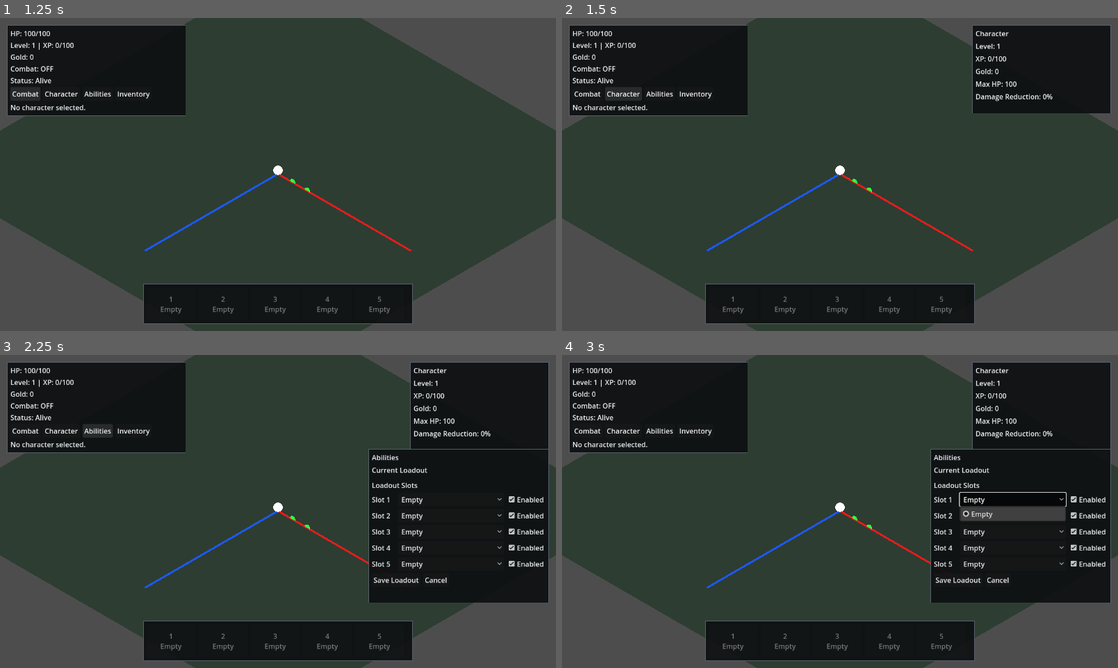
Above: before the commit, frames 1-4 (two rows, left to right).
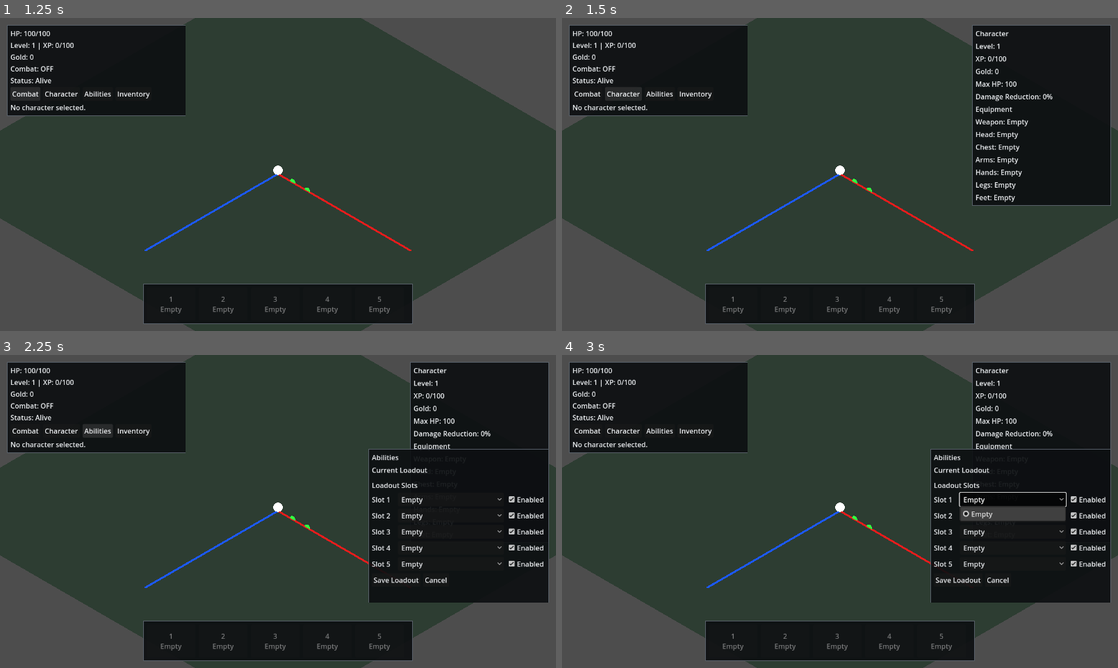
Above: after the commit, the same moments.

Repository: ademastrie/rpg_prototype
Game: Godot game, scene res://scenes/client/client_game.tscn
Two runs of this game, one before a commit and one after it. Both use one fixed random seed, a clock stepped at 60 frames per second and the inputs below. This scene is started directly instead of the project's main scene.
Inputs:
- Up to frame 1 (1.25 s): click "Combat" at 0.5 s
- Up to frame 2 (1.5 s): click "Character" at 1.25 s
- Up to frame 3 (2.25 s): click "Abilities" at 2 s
- Up to frame 4 (3 s): click "Empty" at 2.75 s

Frame 1 is identical in both runs. In frame 2, 7.3% of the frame differs, in the area x 73-99%, y 28-60%; in frame 3, less than 0.1%; in frame 4, less than 0.1%.

Commit message:
Display character equipment in Godot

Diff:
--- a/godot/scripts/client/client_game.gd
+++ b/godot/scripts/client/client_game.gd
@@ -50,6 +50,7 @@
 	world_spawner.character_progression_updated.connect(_on_character_progression_updated)
 	world_spawner.character_gold_updated.connect(_on_character_gold_updated)
 	world_spawner.character_inventory_updated.connect(_on_character_inventory_updated)
+	world_spawner.character_equipment_updated.connect(_on_character_equipment_updated)
 	world_spawner.combat_mode_updated.connect(_on_combat_mode_updated)
 	world_spawner.ability_enabled_updated.connect(_on_ability_enabled_updated)
 	world_spawner.ability_state_updated.connect(_on_ability_state_updated)
@@ -238,6 +239,13 @@
 	game_hud.call("update_inventory_items", inventory_items)
 
 
+func _on_character_equipment_updated(peer_id: int, equipment: Dictionary) -> void:
+	if peer_id != multiplayer.get_unique_id():
+		return
+
+	game_hud.call("update_equipment", equipment)
+
+
 func _on_player_down_state_updated(peer_id: int, is_down: bool) -> void:
 	if peer_id != multiplayer.get_unique_id():
 		return
--- a/godot/scripts/client/game_hud.gd
+++ b/godot/scripts/client/game_hud.gd
@@ -8,6 +8,16 @@
 const PANEL_BACKGROUND_COLOR: Color = Color(0.05, 0.06, 0.07, 0.92)
 const PANEL_BORDER_COLOR: Color = Color(0.35, 0.38, 0.42, 0.95)
 const PANEL_TEXT_COLOR: Color = Color(0.93, 0.94, 0.95, 1.0)
+const EQUIPMENT_SLOTS: Array[String] = ["weapon", "head", "chest", "arms", "hands", "legs", "feet"]
+const EQUIPMENT_SLOT_LABELS: Dictionary = {
+	"weapon": "Weapon",
+	"head": "Head",
+	"chest": "Chest",
+	"arms": "Arms",
+	"hands": "Hands",
+	"legs": "Legs",
+	"feet": "Feet",
+}
 
 var _root: Control = null
 var _hud_panel: PanelContainer = null
@@ -34,6 +44,7 @@
 var _character_gold_label: Label = null
 var _character_max_hp_label: Label = null
 var _character_damage_reduction_label: Label = null
+var _equipment_slot_labels: Dictionary = {}
 
 var _message_timer: SceneTreeTimer = null
 var _ability_enabled_by_name: Dictionary = {}
@@ -55,6 +66,7 @@
 var _current_xp_to_next: int = 100
 var _current_gold: int = 0
 var _confirmed_inventory_items: Array = []
+var _confirmed_equipment: Dictionary = {}
 var _current_max_hp: int = 100
 var _current_damage_reduction: float = 0.0
 var _dragged_panel: Control = null
@@ -112,6 +124,11 @@
 func update_inventory_items(inventory_items: Array) -> void:
 	_confirmed_inventory_items = inventory_items.duplicate(true)
 	_refresh_inventory_panel()
+
+
+func update_equipment(equipment: Dictionary) -> void:
+	_confirmed_equipment = equipment.duplicate(true)
+	_refresh_character_panel()
 
 
 func update_down_state(is_down: bool) -> void:
@@ -330,7 +347,7 @@
 	_character_panel.offset_left = -336.0
 	_character_panel.offset_top = 16.0
 	_character_panel.offset_right = -16.0
-	_character_panel.offset_bottom = 220.0
+	_character_panel.offset_bottom = 348.0
 	_apply_panel_style(_character_panel)
 	_root.add_child(_character_panel)
 
@@ -345,6 +362,11 @@
 	_character_gold_label = _add_label(panel_vbox, "")
 	_character_max_hp_label = _add_label(panel_vbox, "")
 	_character_damage_reduction_label = _add_label(panel_vbox, "")
+	_add_label(panel_vbox, "Equipment")
+	for slot_name in EQUIPMENT_SLOTS:
+		var slot_label: Label = _add_label(panel_vbox, "")
+		slot_label.autowrap_mode = TextServer.AUTOWRAP_WORD_SMART
+		_equipment_slot_labels[slot_name] = slot_label
 	_refresh_character_panel()
 
 
@@ -533,6 +555,32 @@
 	_character_gold_label.text = "Gold: %s" % _current_gold
 	_character_max_hp_label.text = "Max HP: %s" % _current_max_hp
 	_character_damage_reduction_label.text = "Damage Reduction: %s%%" % int(round(_current_damage_reduction * 100.0))
+	for slot_name in EQUIPMENT_SLOTS:
+		if not _equipment_slot_labels.has(slot_name):
+			continue
+
+		var slot_label: Label = _equipment_slot_labels[slot_name] as Label
+		slot_label.text = "%s: %s" % [
+			str(EQUIPMENT_SLOT_LABELS.get(slot_name, slot_name.capitalize())),
+			_equipment_display_text(slot_name),
+		]
+
+
+func _equipment_display_text(slot_name: String) -> String:
+	var slot_data: Variant = _confirmed_equipment.get(slot_name, {})
+	if not (slot_data is Dictionary):
+		return "Empty"
+
+	var equipment_item: Dictionary = slot_data as Dictionary
+	if equipment_item.is_empty():
+		return "Empty"
+
+	var display_name: String = str(equipment_item.get("display_name", "")).strip_edges()
+	if display_name != "":
+		return display_name
+
+	var item_key: String = str(equipment_item.get("item_key", "")).strip_edges()
+	return item_key if item_key != "" else "Empty"
 
 
 func _refresh_inventory_panel() -> void:
--- a/godot/scripts/server/server_game.gd
+++ b/godot/scripts/server/server_game.gd
@@ -27,6 +27,7 @@
 const PROTOTYPE_ITEM_DISPLAY_NAMES: Dictionary = {
 	"slime_gel": "Slime Gel",
 }
+const EQUIPMENT_SLOTS: Array[String] = ["weapon", "head", "chest", "arms", "hands", "legs", "feet"]
 
 
 func _ready() -> void:
@@ -320,6 +321,156 @@
 	_log_join_timing(peer_id, "initial enemy sync sent")
 	_log_join_timing(peer_id, "total join accept time")
 	_join_timing_start_msec_by_peer.erase(peer_id)
+	_fetch_character_equipment_for_session(peer_id)
+
+
+func _fetch_character_equipment_for_session(peer_id: int) -> void:
+	var session: Dictionary = peer_sessions.get(peer_id, {}) as Dictionary
+	if not bool(session.get("joined", false)):
+		return
+
+	var access_token: String = str(session.get("access_token", ""))
+	var character_id: int = int(session.get("character_id", 0))
+	if access_token.strip_edges() == "" or character_id <= 0:
+		print("Cannot load equipment for peer %s: missing validated session data." % peer_id)
+		return
+
+	var request: HTTPRequest = HTTPRequest.new()
+	add_child(request)
+	request.request_completed.connect(_on_character_equipment_completed.bind(peer_id, request))
+
+	var headers: PackedStringArray = PackedStringArray([
+		"Content-Type: application/json",
+		"Authorization: Bearer %s" % access_token,
+	])
+	var url: String = "%s/characters/%s/equipment" % [_normalized_backend_base_url(), character_id]
+	var error: Error = request.request(url, headers, HTTPClient.METHOD_GET)
+	if error != OK:
+		print("Failed to start equipment load for peer %s: %s" % [peer_id, error])
+		request.queue_free()
+
+
+func _on_character_equipment_completed(
+	result: int,
+	response_code: int,
+	_headers: PackedStringArray,
+	body: PackedByteArray,
+	peer_id: int,
+	request: HTTPRequest
+) -> void:
+	request.queue_free()
+	if not connected_peers.has(peer_id):
+		return
+
+	var session: Dictionary = peer_sessions.get(peer_id, {}) as Dictionary
+	if not bool(session.get("joined", false)):
+		return
+
+	var response_text: String = body.get_string_from_utf8()
+	if result != HTTPRequest.RESULT_SUCCESS:
+		print("Equipment load failed for peer %s: HTTPRequest result %s." % [peer_id, result])
+		return
+
+	var json: JSON = JSON.new()
+	var parse_error: Error = json.parse(response_text)
+	if parse_error != OK or not (json.data is Dictionary):
+		print("Equipment load returned invalid JSON for peer %s. status=%s response=%s" % [peer_id, response_code, response_text])
+		return
+
+	var response_data: Dictionary = json.data as Dictionary
+	if response_code < 200 or response_code >= 300:
+		print("Equipment load rejected peer %s: status=%s response=%s" % [peer_id, response_code, response_data])
+		return
+	if int(response_data.get("character_id", int(session.get("character_id", 0)))) != int(session.get("character_id", 0)):
+		print("Equipment load ignored for peer %s: character id mismatch." % peer_id)
+		return
+
+	var confirmed_equipment: Dictionary = _extract_character_equipment(response_data)
+	session["equipment"] = confirmed_equipment
+	peer_sessions[peer_id] = session
+	world_spawner.call("apply_confirmed_character_equipment", peer_id, confirmed_equipment)
+
+
+func _extract_character_equipment(response_data: Dictionary) -> Dictionary:
+	var equipment: Dictionary = _empty_character_equipment()
+	for entry_variant in _equipment_entry_candidates(response_data):
+		if not (entry_variant is Dictionary):
+			continue
+
+		var entry: Dictionary = _normalize_equipment_entry(entry_variant as Dictionary)
+		var slot: String = str(entry.get("slot", "")).strip_edges()
+		if not EQUIPMENT_SLOTS.has(slot):
+			continue
+
+		var item_key: String = str(entry.get("item_key", "")).strip_edges()
+		var display_name: String = str(entry.get("display_name", "")).strip_edges()
+		if item_key == "" and display_name == "":
+			continue
+
+		equipment[slot] = {
+			"item_key": item_key,
+			"display_name": display_name if display_name != "" else item_key,
+		}
+
+	return equipment
+
+
+func _empty_character_equipment() -> Dictionary:
+	var equipment: Dictionary = {}
+	for slot_name in EQUIPMENT_SLOTS:
+		equipment[slot_name] = {}
+	return equipment
+
+
+func _equipment_entry_candidates(response_data: Dictionary) -> Array:
+	if response_data.get("equipment", null) is Array:
+		return (response_data.get("equipment", []) as Array).duplicate()
+	if response_data.get("slots", null) is Array:
+		return (response_data.get("slots", []) as Array).duplicate()
+
+	var equipment_data: Variant = response_data.get("equipment", response_data)
+	if equipment_data is Dictionary:
+		var equipment_dictionary: Dictionary = equipment_data as Dictionary
+		if equipment_dictionary.get("slots", null) is Array:
+			return (equipment_dictionary.get("slots", []) as Array).duplicate()
+
+		var entries: Array = []
+		for slot_name in EQUIPMENT_SLOTS:
+			if not equipment_dictionary.has(slot_name):
+				continue
+
+			var slot_value: Variant = equipment_dictionary[slot_name]
+			if slot_value is Dictionary:
+				var slot_entry: Dictionary = (slot_value as Dictionary).duplicate()
+				slot_entry["slot"] = slot_name
+				entries.append(slot_entry)
+		return entries
+
+	return []
+
+
+func _normalize_equipment_entry(entry_data: Dictionary) -> Dictionary:
+	var slot: String = str(entry_data.get("slot", entry_data.get("equipment_slot", entry_data.get("slot_key", "")))).strip_edges()
+	var item_key: String = str(entry_data.get("item_key", entry_data.get("key", ""))).strip_edges()
+	var display_name: String = str(entry_data.get("display_name", "")).strip_edges()
+
+	if entry_data.get("item", null) is Dictionary:
+		var item_data: Dictionary = entry_data.get("item", {}) as Dictionary
+		if item_key == "":
+			item_key = str(item_data.get("item_key", item_data.get("key", ""))).strip_edges()
+		if display_name == "":
+			display_name = str(item_data.get("display_name", "")).strip_edges()
+		if display_name == "" and item_data.get("definition", null) is Dictionary:
+			display_name = str((item_data.get("definition", {}) as Dictionary).get("display_name", "")).strip_edges()
+
+	if display_name == "" and entry_data.get("definition", null) is Dictionary:
+		display_name = str((entry_data.get("definition", {}) as Dictionary).get("display_name", "")).strip_edges()
+
+	return {
+		"slot": slot,
+		"item_key": item_key,
+		"display_name": display_name,
+	}
 
 
 func _parse_backend_ability_loadout(peer_id: int, character_id: int, response_data: Dictionary) -> Dictionary:
--- a/godot/scripts/shared/world_spawner.gd
+++ b/godot/scripts/shared/world_spawner.gd
@@ -8,6 +8,7 @@
 signal character_progression_updated(peer_id: int, progression: Dictionary)
 signal character_gold_updated(peer_id: int, gold: int)
 signal character_inventory_updated(peer_id: int, inventory_items: Array)
+signal character_equipment_updated(peer_id: int, equipment: Dictionary)
 signal combat_mode_updated(peer_id: int, combat_enabled: bool, loadout_entries: Array)
 signal ability_enabled_updated(peer_id: int, ability_name: String, enabled: bool)
 signal ability_state_updated(peer_id: int, ability_name: String, enabled: bool, active: bool, cooldown_remaining: float)
@@ -57,6 +58,7 @@
 var _character_progression_by_peer: Dictionary = {}
 var _character_gold_by_peer: Dictionary = {}
 var _character_inventory_items_by_peer: Dictionary = {}
+var _character_equipment_by_peer: Dictionary = {}
 var _player_respawn_positions: Dictionary = {}
 var _last_contact_damage_time_by_peer: Dictionary = {}
 var _combat_enabled_by_peer: Dictionary = {}
@@ -175,6 +177,7 @@
 	_character_progression_by_peer.erase(peer_id)
 	_character_gold_by_peer.erase(peer_id)
 	_character_inventory_items_by_peer.erase(peer_id)
+	_character_equipment_by_peer.erase(peer_id)
 	_player_respawn_positions.erase(peer_id)
 	_last_contact_damage_time_by_peer.erase(peer_id)
 	_combat_enabled_by_peer.erase(peer_id)
@@ -245,6 +248,7 @@
 	_recalculate_player_combat_stats(peer_id, true)
 	_character_progression_by_peer[peer_id] = {"level": 1, "xp": 0, "xp_to_next": 100}
 	_character_gold_by_peer[peer_id] = 0
+	_character_equipment_by_peer[peer_id] = {}
 	var max_hp: int = int(_player_max_hp_by_peer.get(peer_id, player_max_hp))
 	rpc("apply_player_health_update", peer_id, max_hp, max_hp)
 	rpc("apply_player_down_state", peer_id, false)
@@ -285,6 +289,15 @@
 	var confirmed_items: Array = inventory_items.duplicate(true)
 	_character_inventory_items_by_peer[peer_id] = confirmed_items
 	rpc_id(peer_id, "apply_character_inventory_update", peer_id, confirmed_items)
+
+
+func apply_confirmed_character_equipment(peer_id: int, equipment: Dictionary) -> void:
+	if not multiplayer.is_server() or not players.has(peer_id):
+		return
+
+	var confirmed_equipment: Dictionary = equipment.duplicate(true)
+	_character_equipment_by_peer[peer_id] = confirmed_equipment
+	rpc_id(peer_id, "apply_character_equipment_update", peer_id, confirmed_equipment)
 
 
 func spawn_prototype_loot_drop(drop_position: Vector3) -> void:
@@ -1043,6 +1056,13 @@
 
 
 @rpc("authority", "call_remote", "reliable")
+func apply_character_equipment_update(peer_id: int, equipment: Dictionary) -> void:
+	var confirmed_equipment: Dictionary = equipment.duplicate(true)
+	_character_equipment_by_peer[peer_id] = confirmed_equipment
+	character_equipment_updated.emit(peer_id, confirmed_equipment)
+
+
+@rpc("authority", "call_remote", "reliable")
 func apply_combat_mode_update(peer_id: int, combat_enabled: bool, loadout_entries: Array) -> void:
 	_combat_enabled_by_peer[peer_id] = combat_enabled
 	var loadout: Array = []
@@ -1415,6 +1435,7 @@
 	_character_progression_by_peer.erase(peer_id)
 	_character_gold_by_peer.erase(peer_id)
 	_character_inventory_items_by_peer.erase(peer_id)
+	_character_equipment_by_peer.erase(peer_id)
 	_player_is_down_by_peer.erase(peer_id)
 	print("Despawned player for peer %s." % peer_id)
 	spawned_player_count_changed.emit(_spawned_nodes.size())
